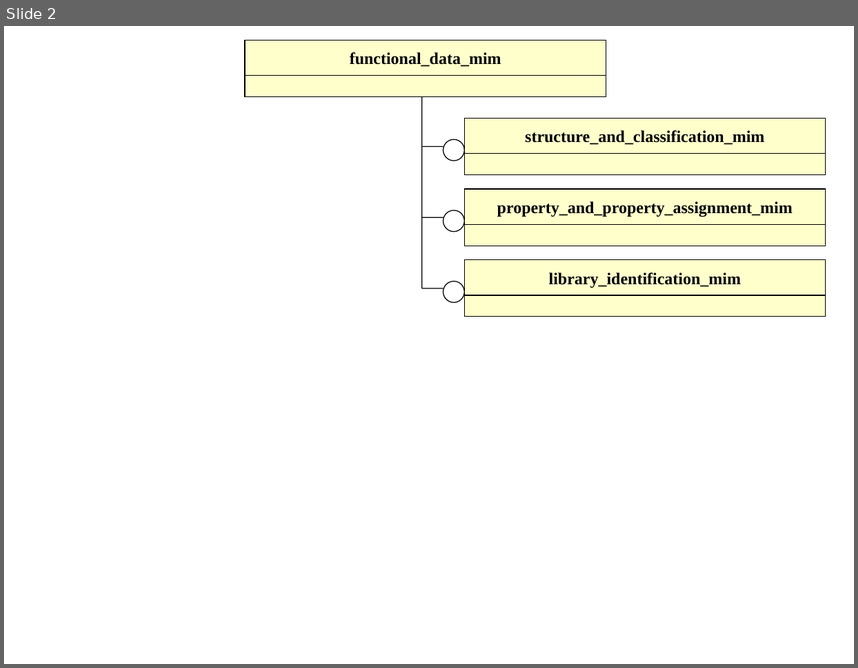
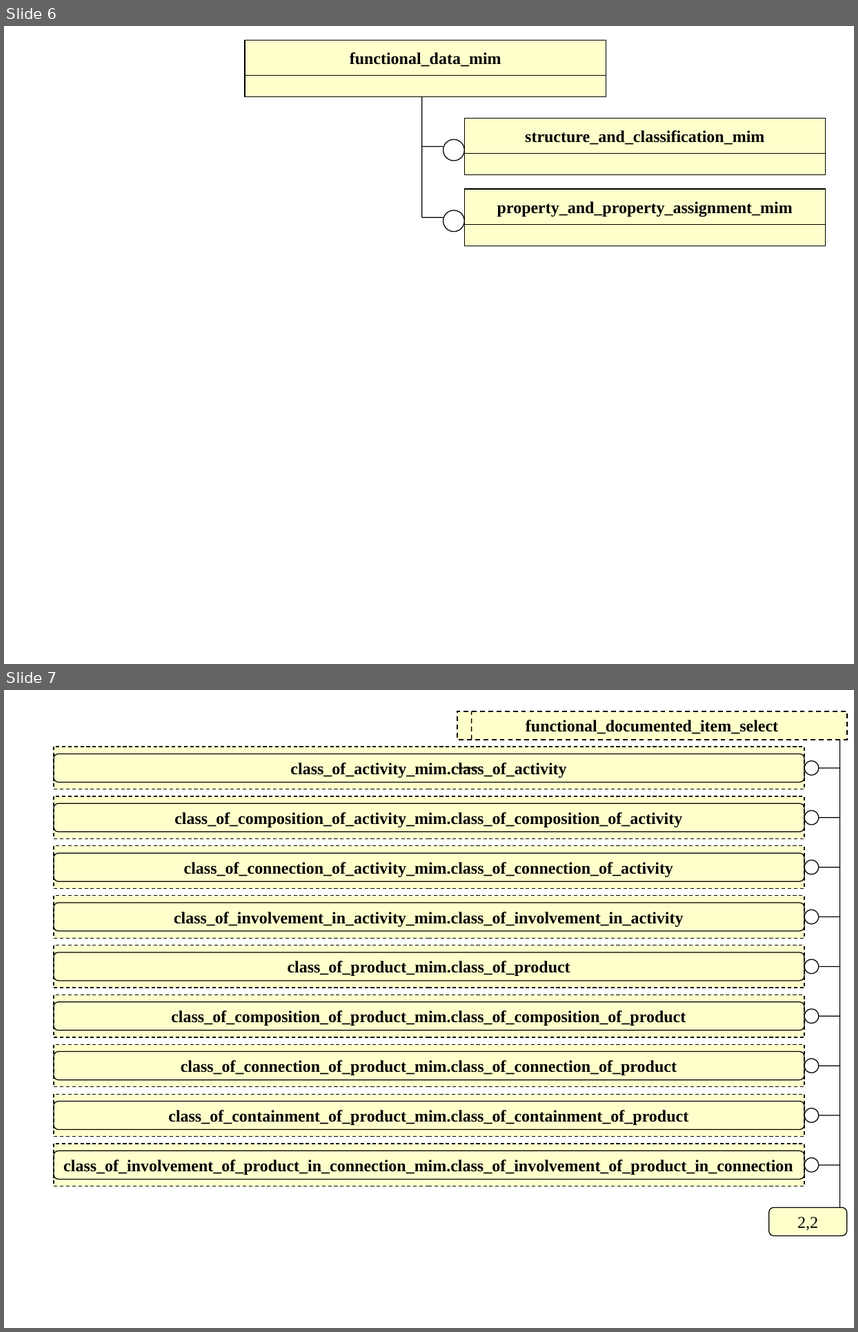
Before and after one commit to starseeker/stepmod_mirror, a slide deck: data/modules/functional_data/functional_data.ppt. Shown one above the other, each under a label of ours: slide 2 before the commit, slides 6 and 7 after it. The pictures are 858x668 and 858x1332 pixels, drawn with LibreOffice and Linux fonts; fonts in the diff are those of the drawing. Boxes give left, top, right and bottom in pixels: in the first picture for what was removed or moved away, otherwise in the second. Text is boxed around its words. In the diff, an @@ line names an element or a change of style, - is before the commit and + after.

Commit message:
updating functional data

```diff
--- a/data/modules/functional_data/functional_data.ppt
+++ b/data/modules/functional_data/functional_data.ppt
@@ slide 7 added at [4, 690, 854, 1328], background #FFFFFF @@
@@ rectangle added at [457, 711, 846, 739], fill #FFFFCC, outline #000000 0.99 pt dashed, 14 pt, text #000000, bold @@
+functional_documented_item_select
@@ line added from (472, 739) to (472, 711), #000000 0.99 pt dashed @@
@@ rectangle added at [53, 747, 804, 789], fill #FFFFCC, outline #000000 0.74 pt dashed, 14 pt, text #000000, bold @@
+class_of_activity_mim.class_of_activity
@@ rounded rectangle added at [53, 753, 804, 782], outline #000000 0.74 pt @@
@@ line added from (478, 768) to (457, 768), #000000 0.74 pt @@
@@ rectangle added at [53, 796, 804, 839], fill #FFFFCC, outline #000000 0.74 pt dashed, 14 pt, text #000000, bold @@
+class_of_composition_of_activity_mim.class_of_composition_of_activity
@@ rounded rectangle added at [53, 803, 804, 831], outline #000000 0.74 pt @@
@@ rectangle added at [53, 845, 804, 888], fill #FFFFCC, outline #000000 0.74 pt dashed, 14 pt, text #000000, bold @@
+class_of_connection_of_activity_mim.class_of_connection_of_activity
@@ rounded rectangle added at [53, 854, 804, 881], outline #000000 0.74 pt @@
@@ rectangle added at [53, 896, 804, 938], fill #FFFFCC, outline #000000 0.74 pt dashed, 14 pt, text #000000, bold @@
+class_of_involvement_in_activity_mim.class_of_involvement_in_activity
@@ rounded rectangle added at [53, 903, 804, 931], outline #000000 0.74 pt @@
@@ rectangle added at [53, 945, 804, 987], fill #FFFFCC, outline #000000 0.74 pt dashed, 14 pt, text #000000, bold @@
+class_of_product_mim.class_of_product
@@ rounded rectangle added at [53, 952, 804, 980], outline #000000 0.74 pt @@
@@ rectangle added at [53, 994, 804, 1037], fill #FFFFCC, outline #000000 0.74 pt dashed, 14 pt, text #000000, bold @@
+class_of_composition_of_product_mim.class_of_composition_of_product
@@ rounded rectangle added at [53, 1002, 804, 1030], outline #000000 0.74 pt @@
@@ rectangle added at [53, 1045, 804, 1087], fill #FFFFCC, outline #000000 0.74 pt dashed, 14 pt, text #000000, bold @@
+class_of_connection_of_product_mim.class_of_connection_of_product
@@ rounded rectangle added at [53, 1052, 804, 1079], outline #000000 0.74 pt @@
@@ rectangle added at [53, 1094, 804, 1136], fill #FFFFCC, outline #000000 0.74 pt dashed, 14 pt, text #000000, bold @@
+class_of_containment_of_product_mim.class_of_containment_of_product
@@ rounded rectangle added at [53, 1101, 804, 1129], outline #000000 0.74 pt @@
@@ rectangle added at [53, 1143, 804, 1185], fill #FFFFCC, outline #000000 0.74 pt dashed, 14 pt, text #000000, bold @@
+class_of_involvement_of_product_in_connection_mim.class_of_involvement_of_product_in_connection
@@ rounded rectangle added at [53, 1151, 804, 1179], outline #000000 0.74 pt @@
@@ group added at [805, 739, 840, 1207]: 10 lines, 9 ellipses @@
@@ rounded rectangle added at [769, 1207, 847, 1235], fill #FFFFCC, outline #000000 0.74 pt, 14 pt, text #000000 @@
+2,2
@@ what was slide 2 is now slide 6 @@
@@ slide 6 changed as well @@
@@ line moved from (422, 288) - (422, 96) to (422, 217) - (422, 96) @@
@@ rectangle removed at [465, 260, 826, 296] @@
-library_identification_mim
@@ line removed from (422, 288) to (444, 288) @@
@@ ellipse removed at [444, 281, 465, 302] @@
@@ rectangle removed at [465, 296, 826, 316] @@
```
Also in this commit, not shown: 1 other slide changed, 7 other slides added, 23 other files.
